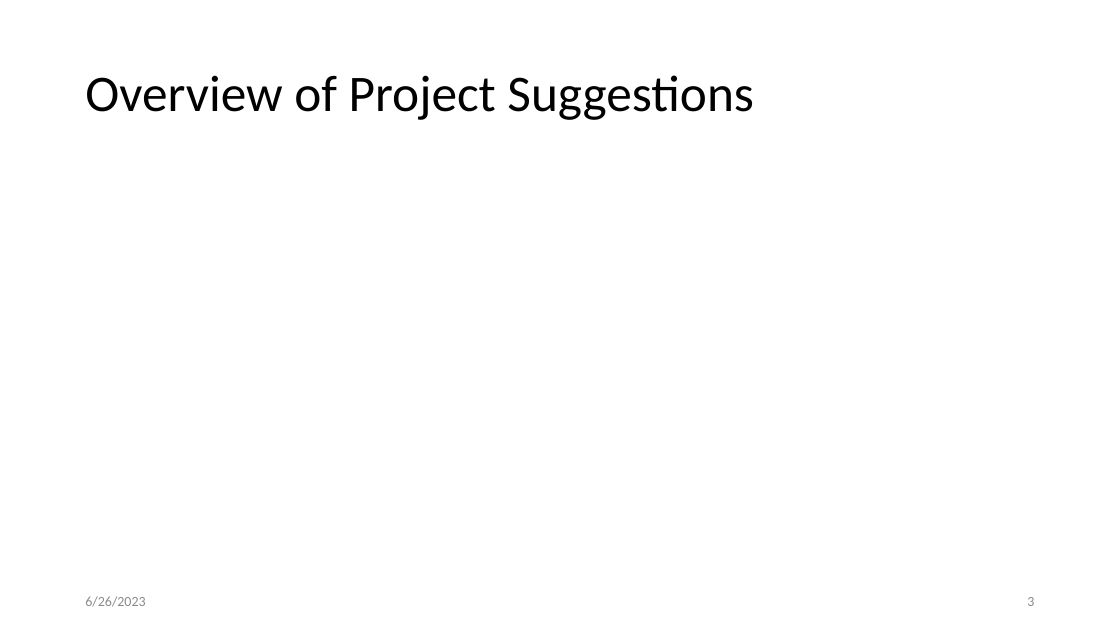
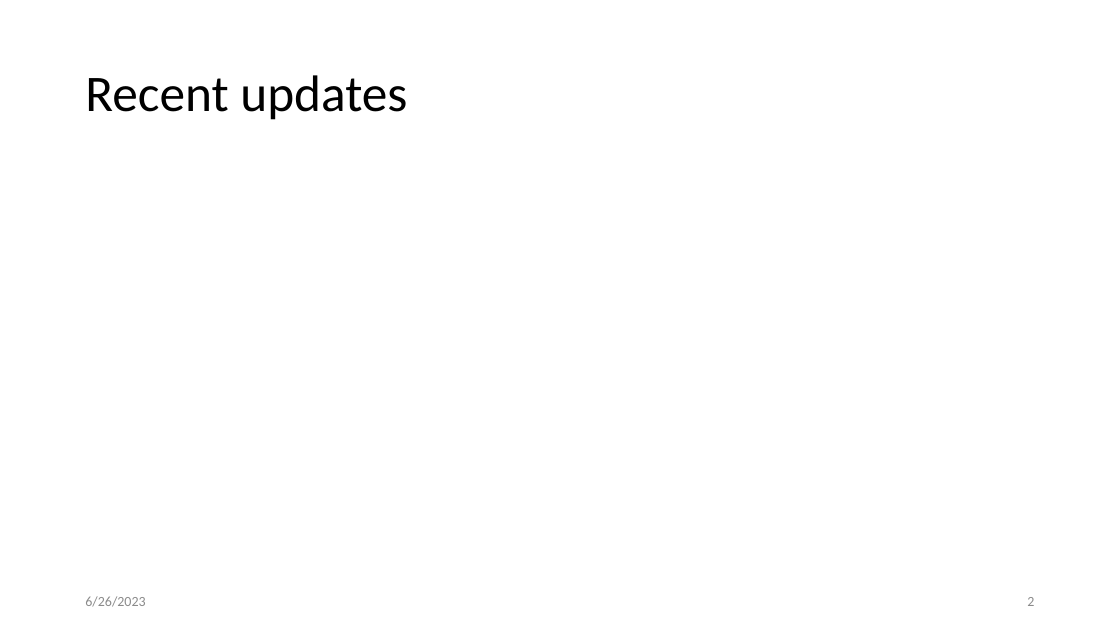
Before and after one commit to kwchurch/JSALT_Better_Together, a slide deck: slide 2 of slides/checkpoints/June30/kwc_June30_checkpoint.pptx (slide 3 before the commit). Drawn at 1120x630 pixels with LibreOffice and Linux fonts; fonts in the diff are those of the drawing; grey boxes stand for pictures. Boxes give left, top, right and bottom in pixels: in the first picture for what was removed or moved away, otherwise in the second. Text is boxed around its words. In the diff, an @@ line names an element or a change of style, - is before the commit and + after.

```diff
--- a/slides/checkpoints/June30/kwc_June30_checkpoint.pptx
+++ b/slides/checkpoints/June30/kwc_June30_checkpoint.pptx
@@ title at (85, 75, 407, 120): text changed @@
-Overview of Project Suggestions
+Recent updates
```
Also in this commit, not shown: 1 other slide changed, 3 slides removed, 1 other file.
